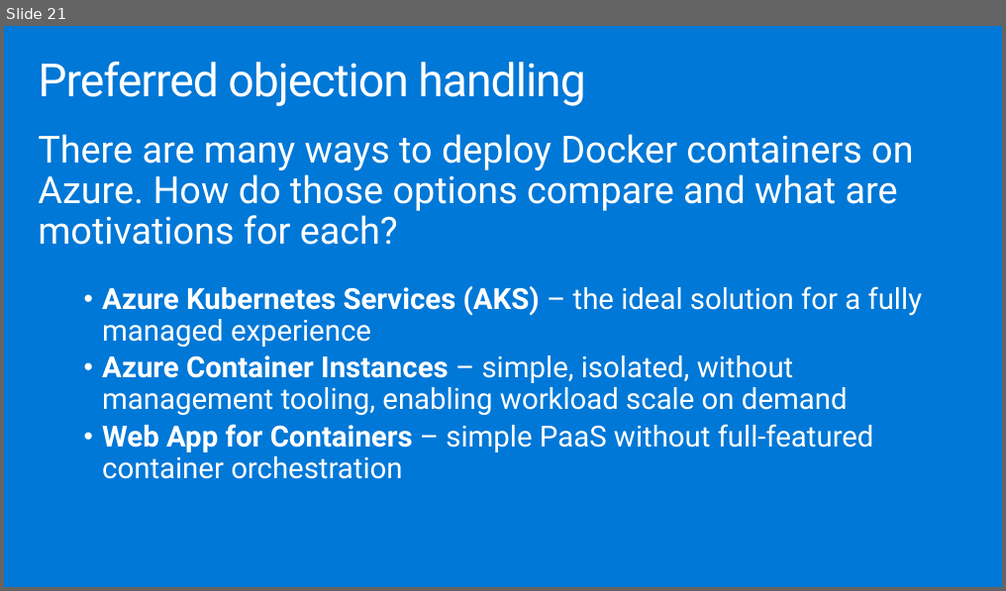
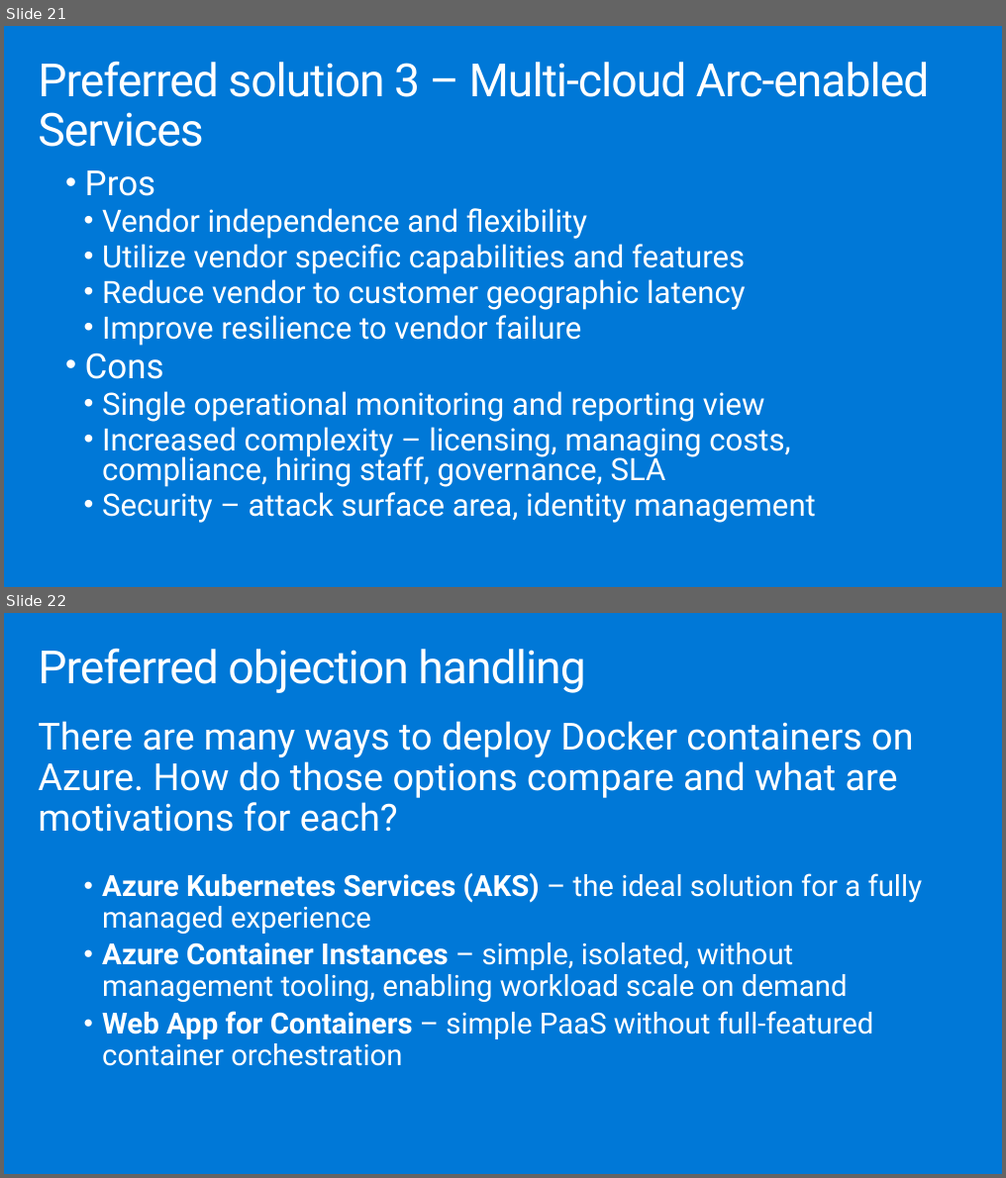
Before and after one commit to vkmithun05/MCW-Cloud-native-applications, a slide deck: Whiteboard design session/WDS trainer presentation - Cloud-native applications.pptx. Shown one above the other, each under a label of ours: slide 21 before the commit, slides 21 and 22 after it. The pictures are 1006x591 and 1006x1178 pixels, drawn with LibreOffice and Linux fonts; fonts in the diff are those of the drawing. Boxes give left, top, right and bottom in pixels: in the first picture for what was removed or moved away, otherwise in the second. Text is boxed around its words. In the diff, an @@ line names an element or a change of style, - is before the commit and + after.

Commit message:
Added Azure Arc-enabled information to the WDS and trainer guides.

```diff
--- a/Whiteboard design session/WDS trainer presentation - Cloud-native applications.pptx
+++ b/Whiteboard design session/WDS trainer presentation - Cloud-native applications.pptx
@@ slide 21 added at [4, 26, 1002, 587], background #0078D7 @@
@@ title added at [38, 61, 930, 147], 44.1 pt, text #FFFFFF @@
+Preferred solution 3 – Multi-cloud Arc-enabled Services
@@ text added at [85, 171, 816, 523], 29.7 pt, text #FFFFFF @@
+  • Pros
+    • Vendor independence and flexibility
+    • Utilize vendor specific capabilities and features
+    • Reduce vendor to customer geographic latency
+    • Improve resilience to vendor failure
+  • Cons
+    • Single operational monitoring and reporting view
+    • Increased complexity – licensing, managing costs, compliance, hiring staff, governance, SLA
+    • Security – attack surface area, identity management
@@ what was slide 21 is now slide 22 @@
```
Also in this commit, not shown: 2 other files.
